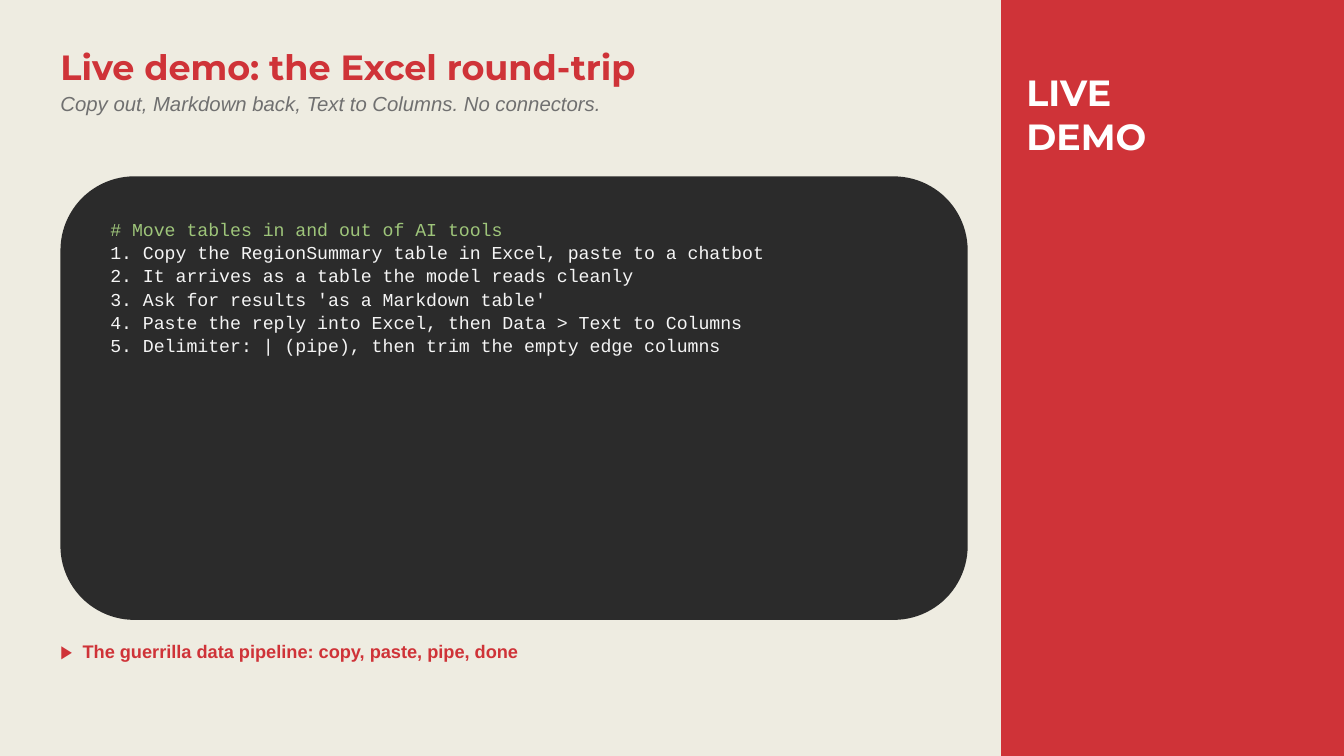
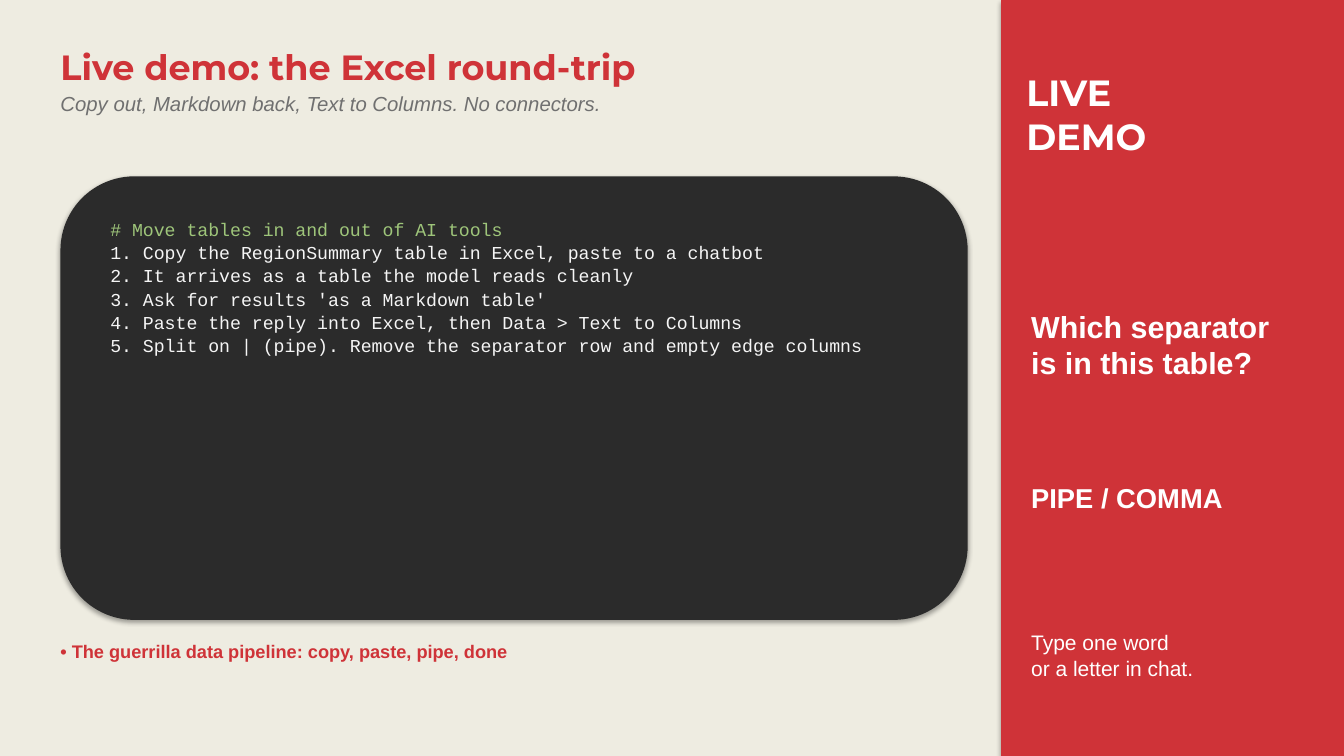
Before and after one commit to stringfestdata/guerilla-ai-for-excel, a slide deck: slide 5 of Day 5/Guerrilla AI - Day 5 - Slides.pptx. Drawn at 1344x756 pixels with LibreOffice and Linux fonts; fonts in the diff are those of the drawing. Boxes give left, top, right and bottom in pixels: in the first picture for what was removed or moved away, otherwise in the second. Text is boxed around its words. In the diff, an @@ line names an element or a change of style, - is before the commit and + after.

```diff
--- a/Day 5/Guerrilla AI - Day 5 - Slides.pptx
+++ b/Day 5/Guerrilla AI - Day 5 - Slides.pptx
@@ rectangle at [1001, 0, 1344, 756]: shadow on @@
@@ rounded rectangle "# Move tables in and ..." at [60, 176, 968, 620]: shadow on @@
@@ text added at [1031, 316, 1269, 375], 21.8 pt, text #FFFFFF, bold @@
+Which separator
+is in this table?
@@ text in rounded rectangle at [110, 339, 862, 356]: text changed @@
-5. Delimiter: | (pipe), then trim the empty edge columns
+5. Split on | (pipe). Remove the separator row and empty edge columns
@@ text added at [1031, 489, 1222, 509], 19.5 pt, text #FFFFFF, bold @@
+PIPE / COMMA
@@ text at [72, 645, 507, 662]: text changed @@
-▶ The guerrilla data pipeline: copy, paste, pipe, done
+• The guerrilla data pipeline: copy, paste, pipe, done
@@ text added at [1031, 634, 1193, 676], 15 pt, text #FFFFFF @@
+Type one word
+or a letter in chat.
```
Also in this commit, not shown: 7 other slides changed, 1 slide added, 1 slide removed, 11 other files.
